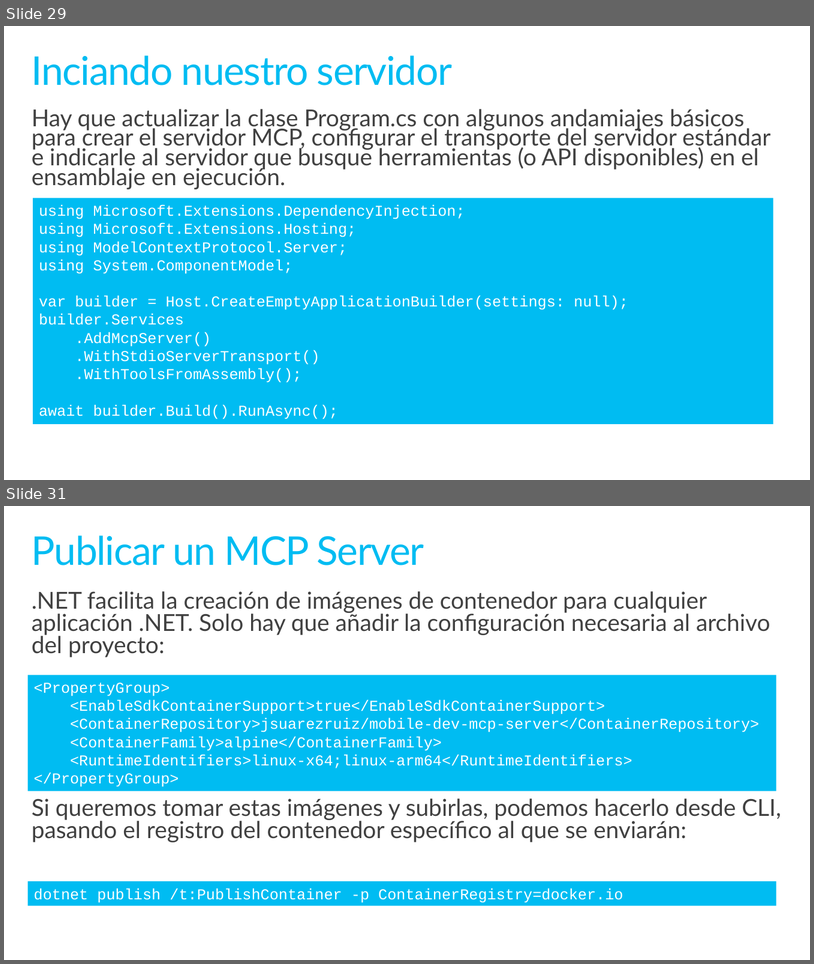
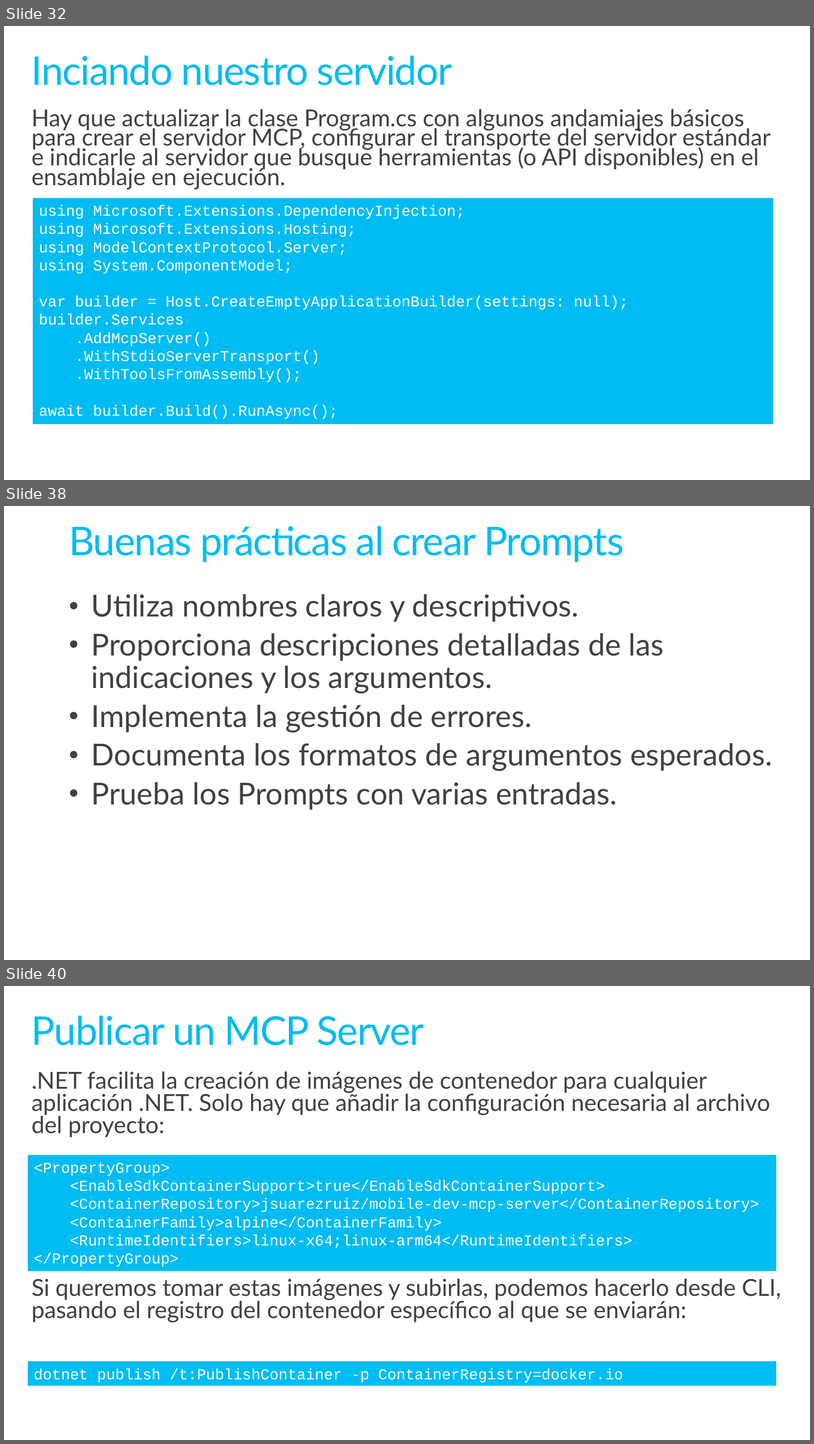
Before and after one commit to jsuarezruiz/sevilladotnet-mcp-materials, a slide deck: introduccion-mcp.pptx. Shown one above the other, each under a label of ours: slides 29 and 31 before the commit, slides 32, 38 and 40 after it; the slides between them are not shown. The pictures are 814x964 and 814x1444 pixels, drawn with LibreOffice and Linux fonts; fonts in the diff are those of the drawing. Boxes give left, top, right and bottom in pixels: in the first picture for what was removed or moved away, otherwise in the second. Text is boxed around its words. In the diff, an @@ line names an element or a change of style, - is before the commit and + after.

```diff
--- a/introduccion-mcp.pptx
+++ b/introduccion-mcp.pptx
@@ slide 38 added at <box>4,506,810,960</box>, background #FFFFFF @@
@@ title added at <box>69,526,624,562</box>, 47 pt, text #00BCF2 @@
+Buenas prácticas al crear Prompts
@@ text added at <box>92,594,773,810</box>, 36 pt, text #404040 @@
+• Utiliza nombres claros y descriptivos.
+• Proporciona descripciones detalladas de las indicaciones y los argumentos.
+• Implementa la gestión de errores.
+• Documenta los formatos de argumentos esperados.
+• Prueba los Prompts con varias entradas.
@@ what was slide 29 is now slide 32 @@
@@ what was slide 31 is now slide 40 @@
```
Also in this commit, not shown: 4 slides changed, 8 other slides added, 1 other file.
